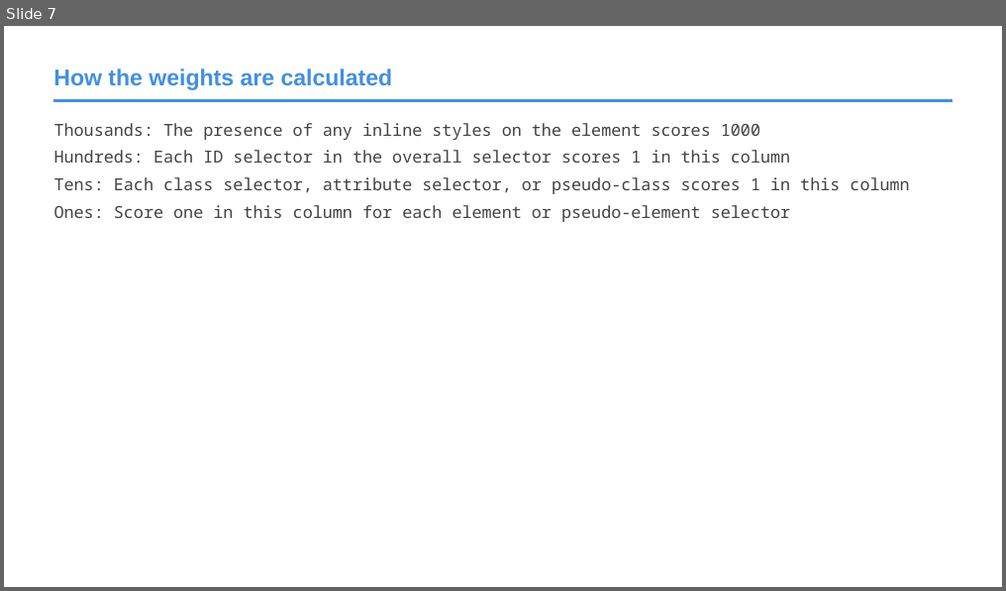
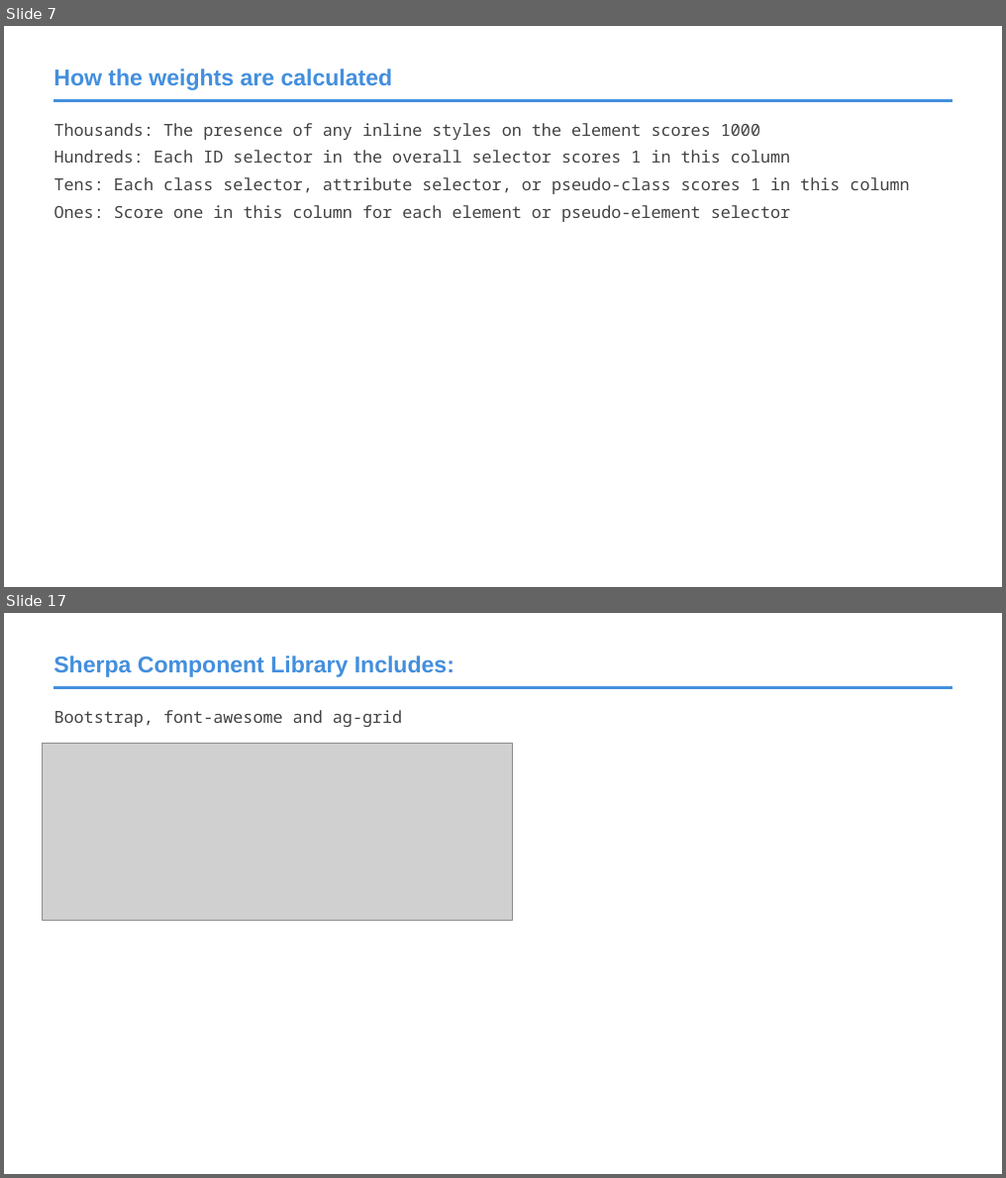
Before and after one commit to roblarsen/rob-larsen-presentations, a slide deck: css-bootstrap.pptx. Shown one above the other, each under a label of ours: slide 7 before the commit, slides 7 and 17 after it; the slides between them are not shown. The pictures are 1006x591 and 1006x1178 pixels, drawn with LibreOffice and Linux fonts; fonts in the diff are those of the drawing; grey boxes stand for pictures; background and template pictures are left out. Boxes give left, top, right and bottom in pixels: in the first picture for what was removed or moved away, otherwise in the second. Text is boxed around its words. In the diff, an @@ line names an element or a change of style, - is before the commit and + after.

```diff
--- a/css-bootstrap.pptx
+++ b/css-bootstrap.pptx
@@ slide 17 added at [4,613,1002,1174], background #FFFFFF; not listed: 1 template element that a slide beside it also shows @@
@@ title added at [54,656,454,677], 22 pt, text #438FDE, bold @@
+Sherpa Component Library Includes:
@@ text added at [54,710,402,727], 16 pt, text #424242 @@
+Bootstrap, font-awesome and ag-grid
@@ picture added at [43,744,512,920] @@
```
Also in this commit, not shown: 4 slides changed, 28 other slides added, 32 slides removed.
